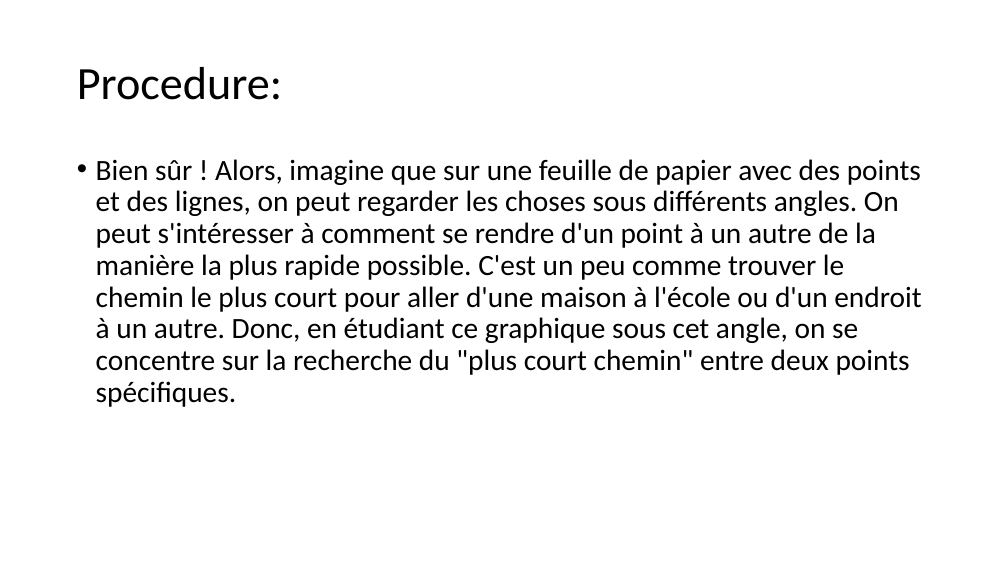
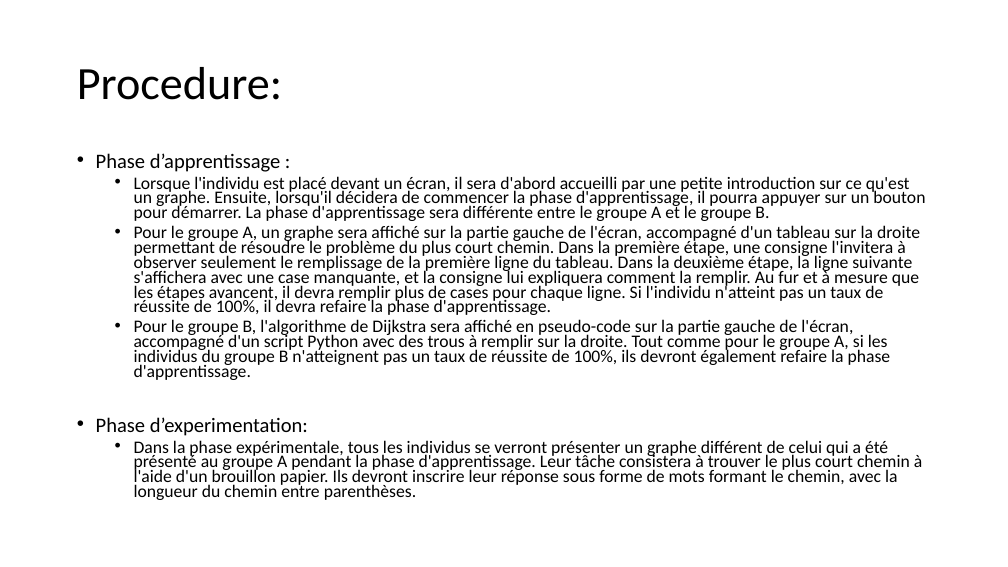
Before and after one commit to akhythmetic/INCoM, a slide deck: slide 5 of Fiche_Projet_TE625PS.pptx. Drawn at 1008x567 pixels with LibreOffice and Linux fonts; fonts in the diff are those of the drawing. Boxes give left, top, right and bottom in pixels: in the first picture for what was removed or moved away, otherwise in the second. Text is boxed around its words. In the diff, an @@ line names an element or a change of style, - is before the commit and + after.

Commit message:
procedure rédigé et graph image créé

```diff
--- a/Fiche_Projet_TE625PS.pptx
+++ b/Fiche_Projet_TE625PS.pptx
@@ text at [96, 153, 925, 500]: text changed; size 28 to 16.8 pt @@
-• Bien sûr ! Alors, imagine que sur une feuille de papier avec des points et des lignes, on peut regarder les choses sous différents angles. On peut s'intéresser à comment se rendre d'un point à un autre de la manière la plus rapide possible. C'est un peu comme trouver le chemin le plus court pour aller d'une maison à l'école ou d'un endroit à un autre. Donc, en étudiant ce graphique sous cet angle, on se concentre sur la recherche du "plus court chemin" entre deux points spécifiques.
+• Phase d’apprentissage :
+  • Lorsque l'individu est placé devant un écran, il sera d'abord accueilli par une petite introduction sur ce qu'est un graphe. Ensuite, lorsqu'il décidera de commencer la phase d'apprentissage, il pourra appuyer sur un bouton pour démarrer. La phase d'apprentissage sera différente entre le groupe A et le groupe B.
+  • Pour le groupe A, un graphe sera affiché sur la partie gauche de l'écran, accompagné d'un tableau sur la droite permettant de résoudre le problème du plus court chemin. Dans la première étape, une consigne l'invitera à observer seulement le remplissage de la première ligne du tableau. Dans la deuxième étape, la ligne suivante s'affichera avec une case manquante, et la consigne lui expliquera comment la remplir. Au fur et à mesure que les étapes avancent, il devra remplir plus de cases pour chaque ligne. Si l'individu n'atteint pas un taux de réussite de 100%, il devra refaire la phase d'apprentissage.
+  • Pour le groupe B, l'algorithme de Dijkstra sera affiché en pseudo-code sur la partie gauche de l'écran, accompagné d'un script Python avec des trous à remplir sur la droite. Tout comme pour le groupe A, si les individus du groupe B n'atteignent pas un taux de réussite de 100%, ils devront également refaire la phase d'apprentissage.
+• Phase d’experimentation:
+  • Dans la phase expérimentale, tous les individus se verront présenter un graphe différent de celui qui a été présenté au groupe A pendant la phase d'apprentissage. Leur tâche consistera à trouver le plus court chemin à l'aide d'un brouillon papier. Ils devront inscrire leur réponse sous forme de mots formant le chemin, avec la longueur du chemin entre parenthèses.
```
Also in this commit, not shown: 4 other files.
